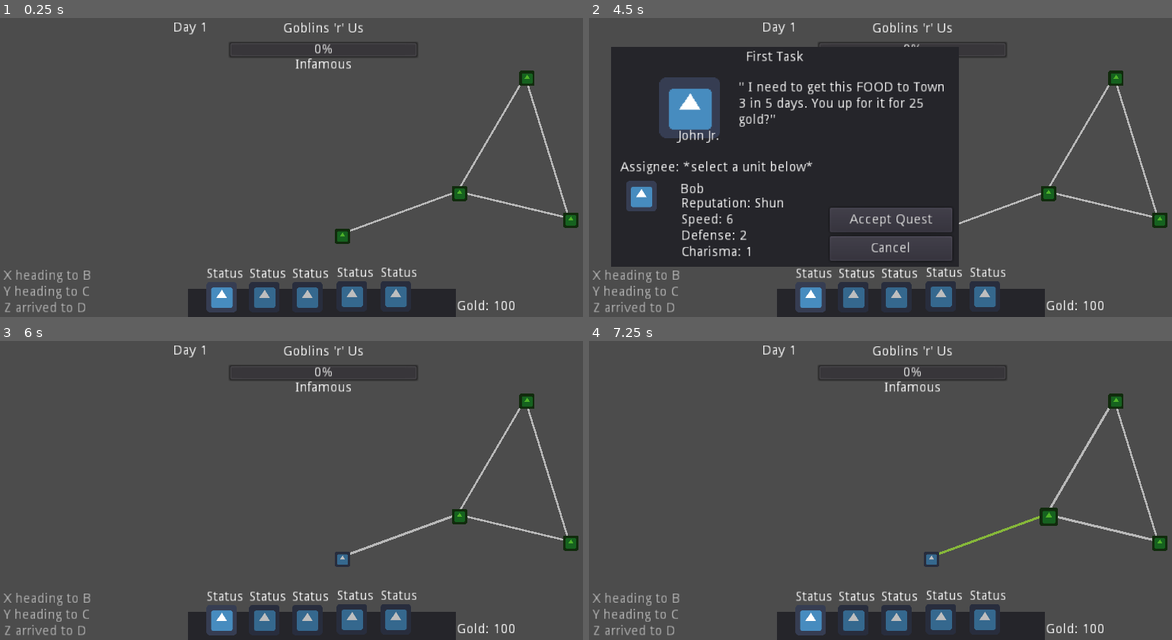
Above: before the commit, frames 1-4 (two rows, left to right).
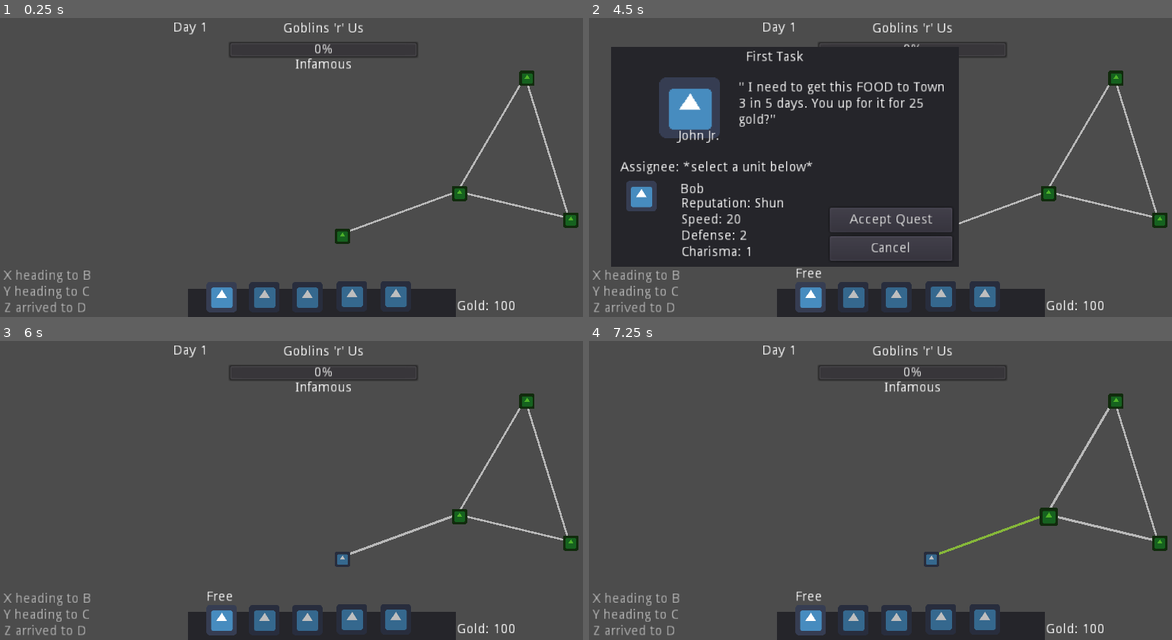
Above: after the commit, the same moments.

Repository: coderaurus/ludumdare-53
Game: Godot game, scene res://scenes/Main.tscn
The game is run twice, just before and just after one commit, with the same random seed, the same clock (stepped at 60 frames per second) and the same inputs. The engine's default icon, where the game draws it, is replaced by a stand-in: a white triangle on a blue panel in a dark square.
Inputs (mouse positions are in pixels of both pictures, inside the frame that each line leads up to):
- Up to frame 1 (0.25 s): no input
- Up to frame 2 (4.5 s): click (810, 296) at 0.52 s; click "OK" at 1.25 s; click (932, 236) at 2.02 s; click "Cancel" at 2.75 s; click (932, 236) at 3.52 s; click (810, 296) at 4.27 s
- Up to frame 3 (6 s): click "Accept Quest" at 5 s; click "Cancel selecting" at 5.75 s
- Up to frame 4 (7.25 s): click (1049, 517) at 6.52 s

The runs differ from the first frame. In frame 1, 0.4% of the frame differs, in the area x 35-72%, y 83-88%; in frame 2, 0.5%, in the area x 23-72%, y 65-88%; in frame 3, 0.4%; in frame 4, 0.4%.
Error in both runs: Invalid get index 'quest_name' (on base: 'Nil'). (res://scripts/ui/Quest_Window.gd:32)

Commit message:
Add rewarding company from completing a quest

Diff:
--- a/scenes/Main.tscn
+++ b/scenes/Main.tscn
@@ -43,6 +43,7 @@
 
 [node name="Company" type="Node2D" parent="."]
 script = ExtResource( 12 )
+reputation = 0.05
 
 [node name="Units" type="Node2D" parent="Company"]
 
@@ -50,7 +51,7 @@
 position = Vector2( 192, 167 )
 script = ExtResource( 10 )
 portrait = ExtResource( 3 )
-speed = 6
+speed = 20
 hired = true
 
 [node name="CollisionShape2D" type="CollisionShape2D" parent="Company/Units/Unit"]
@@ -210,6 +211,7 @@
 margin_top = 25.0
 margin_right = 100.0
 margin_bottom = 43.0
+step = 0.0
 
 [node name="Tier" type="Label" parent="UI/Company/Reputation"]
 anchor_left = 0.5
--- a/scripts/Company.gd
+++ b/scripts/Company.gd
@@ -18,13 +18,18 @@
 
 func get_reputation_title():
 	var title
-	if reputation > 0.99:
+	if reputation > 99:
 		title = reputation_titles[3]
-	elif reputation > 0.5:
+	elif reputation > 50:
 		title = reputation_titles[2]
-	elif reputation > 0.25:
+	elif reputation > 25:
 		title = reputation_titles[1]
 	else:
 		title = reputation_titles[0]
 
 	return title
+
+
+func reward(rep, g):
+	reputation += rep
+	gold += g
--- a/scripts/Game.gd
+++ b/scripts/Game.gd
@@ -107,7 +107,25 @@
 
 func close_routing(completed=true):
 	if completed:
+		routing_unit.quest = routing_quest
 		UI.routing = false
+		UI.unit_selector.show()
 		map.disable_roads()
 	else:
 		routing_quest.unit = null
+
+
+func quest_complete(q: Quest, rwd):
+	var reputation = 5
+
+	# late?
+	if q.reward > rwd:
+		reputation -= 1
+
+	company.reward(reputation, rwd)
+	UI.company.update()
+
+func quest_aborted(q: Quest):
+	var reputation = -4
+	company.reward(reputation)
+	UI.company.update()
--- a/scripts/Quest.gd
+++ b/scripts/Quest.gd
@@ -6,7 +6,7 @@
 var active = false
 var used_days = 0
 var asked_days = 5
-# settlements
+# settlements (2d nodes)
 var from
 var to
 # unit preferences
@@ -26,3 +26,18 @@
 			[goods_type_name[goods_type], to.settlement_name, asked_days, reward]
 	text += "\""
 	return text
+
+
+func complete():
+	var rwd = reward
+	if unit.at == to:
+		if used_days > asked_days:
+			rwd *= 0.75
+
+		System.game.quest_complete(self, rwd)
+		return true
+	return false
+
+
+func abort():
+	System.game.quest_aborted(self)
--- a/scripts/map/Route Selection.gd
+++ b/scripts/map/Route Selection.gd
@@ -2,6 +2,7 @@
 
 
 func open():
+	visible = true
 	var tween = get_tree().create_tween()
 	tween.tween_property(self, "rect_position", Vector2.UP * 200, 0.1).as_relative()
 
@@ -9,8 +10,10 @@
 func _close(cancelled = true):
 	var tween = get_tree().create_tween()
 	tween.tween_property(self, "rect_position", Vector2.DOWN * 200, 0.1).as_relative()
+	visible = false
 	if cancelled:
 		System.game.cancel_routing()
+		$Confirm.visible = false
 
 
 func _confirm():
--- a/scripts/map/Unit.gd
+++ b/scripts/map/Unit.gd
@@ -71,4 +71,7 @@
 		move()
 	else:
 		# quest complete!
+		if quest.complete():
+			quest = null
+
 		pass
--- a/scripts/ui/Company.gd
+++ b/scripts/ui/Company.gd
@@ -24,5 +24,37 @@
 
 
 func _process(delta):
+	pass
+
+func update():
 	if c_node.gold != int(gold.text):
-		gold.text = str(c_node.gold)
+		change_gold(c_node.gold)
+
+	print("%s != %s == %s" % [c_node.reputation, reputation_bar.value, c_node.reputation != reputation_bar.value])
+	if c_node.reputation != reputation_bar.value:
+		change_reputation(c_node.reputation)
+
+func change_gold(to):
+	var increase = to > int(gold.text)
+	var decrease = to < int(gold.text)
+	if increase:
+		while increase:
+			var current = int(gold.text)
+			current = clamp(current + 5, 0, to)
+			gold.text = str(current)
+			yield(get_tree(), "idle_frame")
+			increase = to > int(current)
+	elif decrease:
+		while decrease:
+			var current = int(gold.text)
+			current = clamp(current - 5, 0, to)
+			gold.text = str(current)
+			yield(get_tree(), "idle_frame")
+			decrease = to > int(current)
+
+
+func change_reputation(to):
+	var tween = get_tree().create_tween()
+	tween.tween_property(reputation_bar, "value", to, 0.2)
+#	tween.tween_method(reputation_bar, "set_value", reputation_bar.value, to, 0.2).set_ease(Tween.EASE_OUT)
+	reputation_tier.text = c_node.get_reputation_title()
--- a/scripts/ui/Quest_Window.gd
+++ b/scripts/ui/Quest_Window.gd
@@ -50,6 +50,7 @@
 	accept_button.disabled = true
 
 	System.game.UI.selecting_quest = false
+	System.game.UI.clear_unit_selector()
 
 
 func select_unit(u : Unit):
--- a/scripts/ui/UIManager.gd
+++ b/scripts/ui/UIManager.gd
@@ -63,6 +63,7 @@
 func open_quest(st: Settlement, quest: Quest):
 	quest_window.open(st, quest)
 	selecting_quest = true
+	unit_selector.check_units()
 
 
 func disable_settlement(index):
@@ -166,3 +167,7 @@
 
 func hide_route_confirmation():
 	route_selction.get_node("Confirm").visible = false
+
+
+func clear_unit_selector():
+	unit_selector.clear_units()
--- a/scripts/ui/Unit_Selector_Window.gd
+++ b/scripts/ui/Unit_Selector_Window.gd
@@ -17,3 +17,20 @@
 func show():
 	var tween = get_tree().create_tween()
 	tween.tween_property(self, "rect_position", Vector2.UP * 100, 0.1).as_relative()
+
+func check_units():
+	for i in get_child_count():
+		var unit_button : Unit_Toolbar_Button = get_child(i)
+		unit_button.show_availability()
+
+
+func disable_buttons():
+	for i in get_child_count():
+		var unit_button : Unit_Toolbar_Button = get_child(i)
+		unit_button.disable()
+
+
+func clear_units():
+	for i in get_child_count():
+		var unit_button : Unit_Toolbar_Button = get_child(i)
+		unit_button.clear()
--- a/scripts/ui/Unit_Toolbar_Button.gd
+++ b/scripts/ui/Unit_Toolbar_Button.gd
@@ -6,12 +6,16 @@
 
 
 
-func init(unit: Unit):
-	$Profile.texture_normal = unit.portrait
+func init(u: Unit):
+	if u != unit:
+		unit = u
+	$Profile.disabled = false
+	$Profile.texture_normal = u.portrait
 	$Profile.modulate = Color.white
+	$Status.text = ""
 
-	if not unit.hired:
-		if !unit.is_hirable():
+	if not u.hired:
+		if !u.is_hirable():
 			$Profile.modulate = Color.gray
 		else:
 			$Profile.modulate = Color.white
@@ -23,9 +27,12 @@
 
 
 func show_availability():
-	if unit.quest == null:
+	if unit.quest == null and unit.hired:
 		$Status.text = "Free"
 		$Profile.disabled = false
+	elif !unit.hired:
+		$Status.text = ""
+		$Profile.disabled = true
 	else:
 		$Status.text = "Busy"
 		$Profile.disabled = true
@@ -38,3 +45,12 @@
 		System.game.UI.select_unit(unit)
 	else:
 		System.game.UI.open_unit(unit)
+		disable()
+
+
+func clear():
+	init(unit)
+
+
+func disable():
+	$Profile.disabled = true
--- a/scripts/ui/Unit_Window.gd
+++ b/scripts/ui/Unit_Window.gd
@@ -35,3 +35,4 @@
 func _close():
 	var tween = get_tree().create_tween()
 	tween.tween_property(self, "rect_position", Vector2.DOWN * 220, 0.1).as_relative()
+	System.game.UI.clear_unit_selector()
